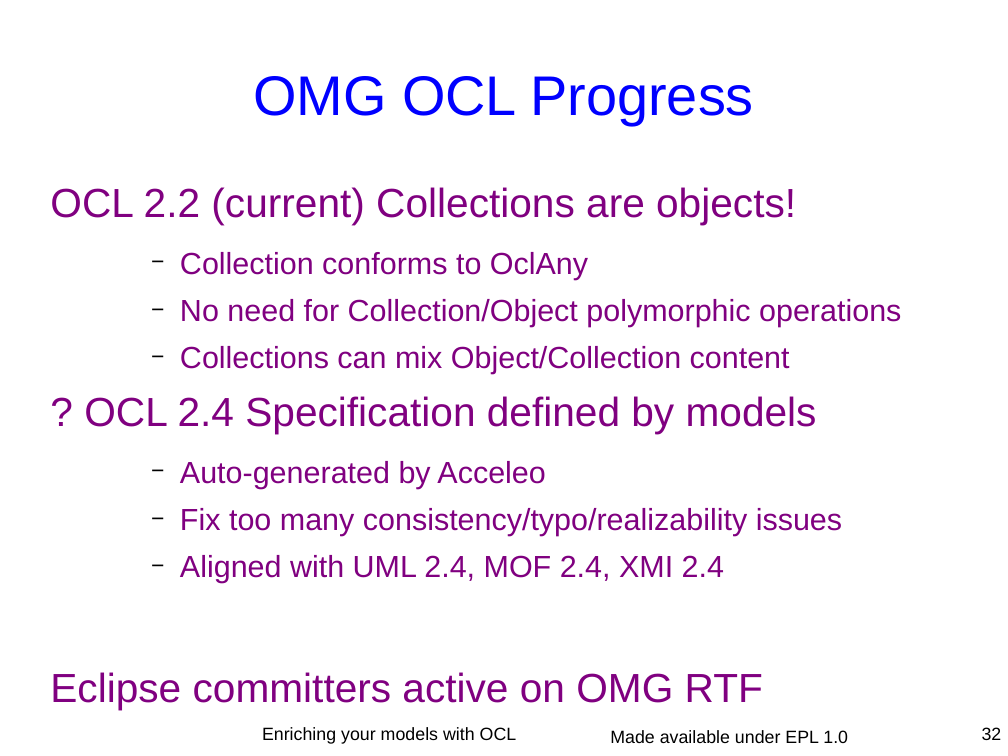
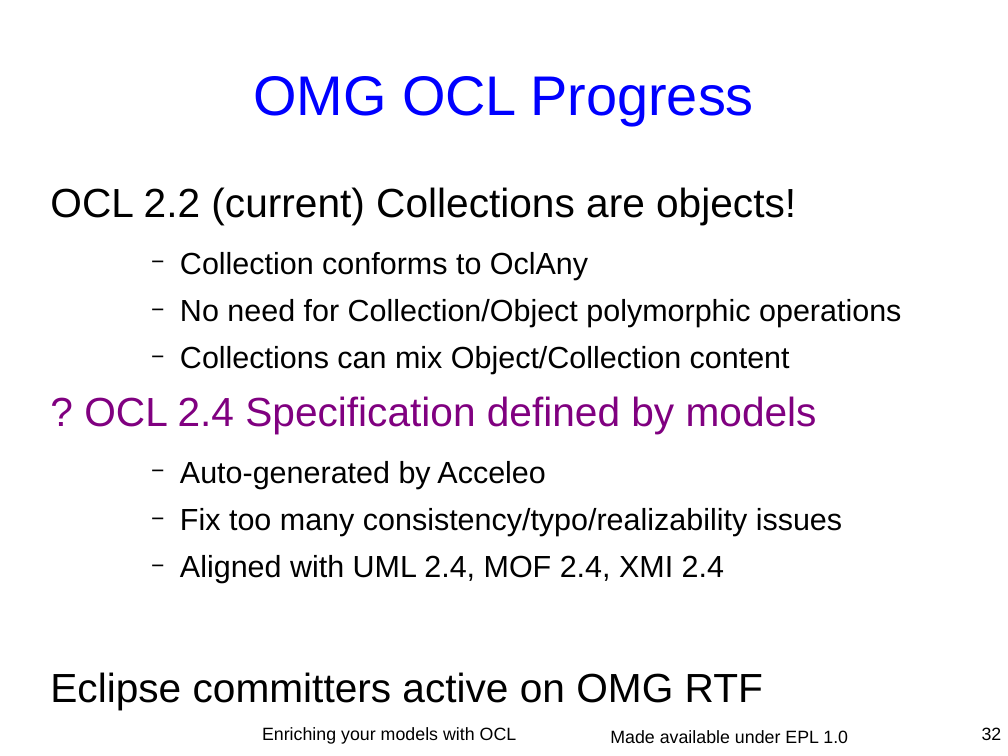
Before and after one commit to eclipse-ocl/ocl-website, a slide deck: slide 32 of ocl/docs/publications/ESE2010LongTalk/EnrichingWithOCL.odp. Drawn at 1008x756 pixels with LibreOffice and Linux fonts; fonts in the diff are those of the drawing. Boxes give left, top, right and bottom in pixels: in the first picture for what was removed or moved away, otherwise in the second. Text is boxed around its words. In the diff, an @@ line names an element or a change of style, - is before the commit and + after.

```diff
--- a/ocl/docs/publications/ESE2010LongTalk/EnrichingWithOCL.odp
+++ b/ocl/docs/publications/ESE2010LongTalk/EnrichingWithOCL.odp
@@ text at <box>50,187,901,709</box>: text colour #800080 to #000000 in "OCL 2.2 (current) Collections are objects!", "Collection conforms to OclAny", "No need for Collection/Object polymorphic operations", "Collections can mix Object/Collection content" and 4 more places @@
```
Also in this commit, not shown: 7 other slides changed.
